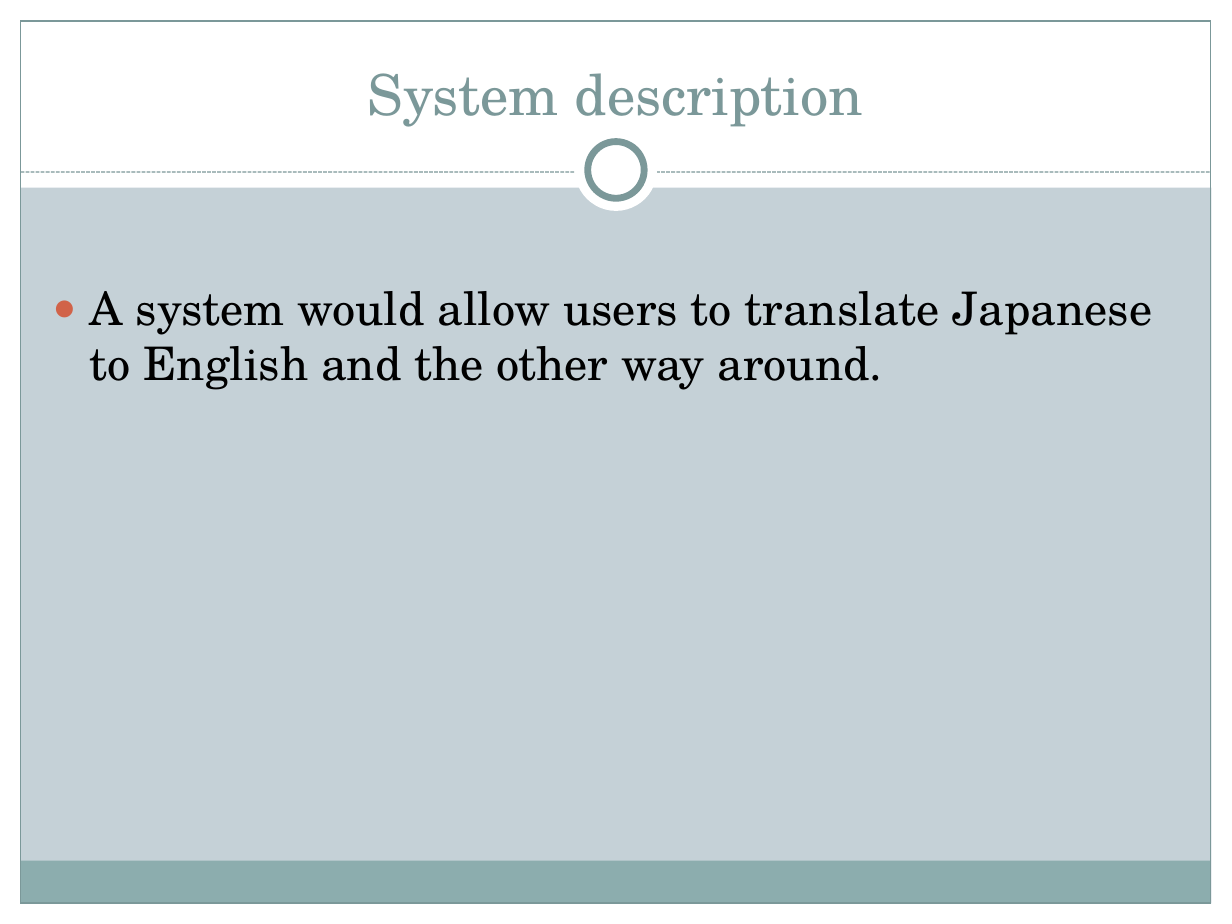
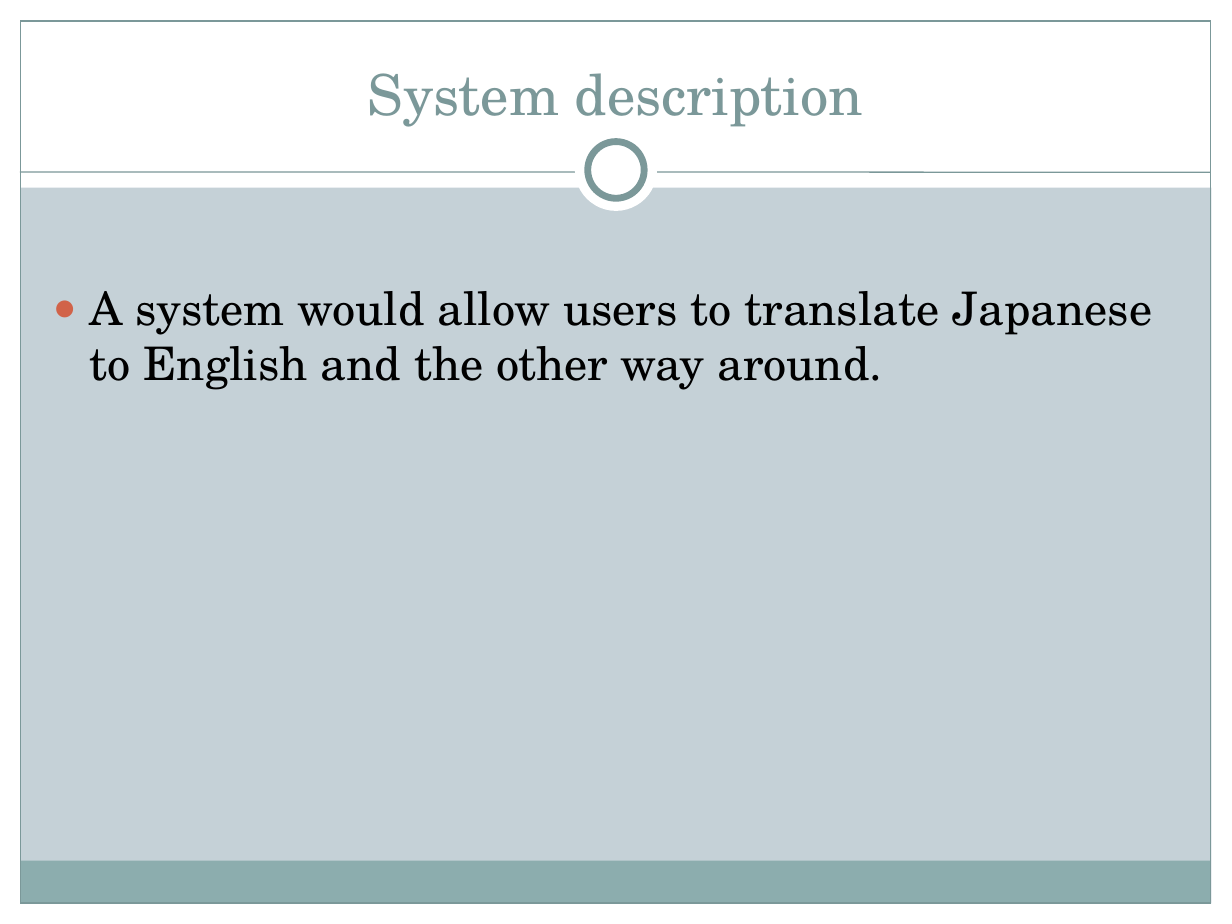
Before and after one commit to allenkvu/CSE111-project, a slide deck: slide 2 of DB_powerpoint.ppt. Drawn at 1232x924 pixels with LibreOffice and Linux fonts; fonts in the diff are those of the drawing. Boxes give left, top, right and bottom in pixels: in the first picture for what was removed or moved away, otherwise in the second. Text is boxed around its words. In the diff, an @@ line names an element or a change of style, - is before the commit and + after.

```diff
--- a/DB_powerpoint.ppt
+++ b/DB_powerpoint.ppt
@@ line (21, 172) - (1211, 172): stroke #7B9899 0.74 pt dashed to #7B9899 0.74 pt @@
```
Also in this commit, not shown: 8 other slides changed, 4 slides added, 1 slide removed, 25 other files.
